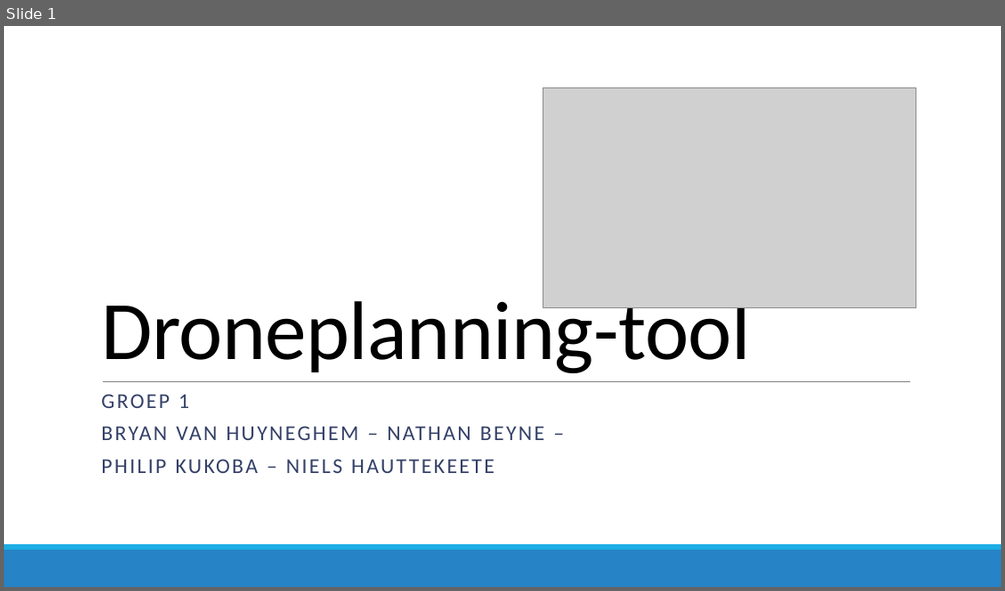
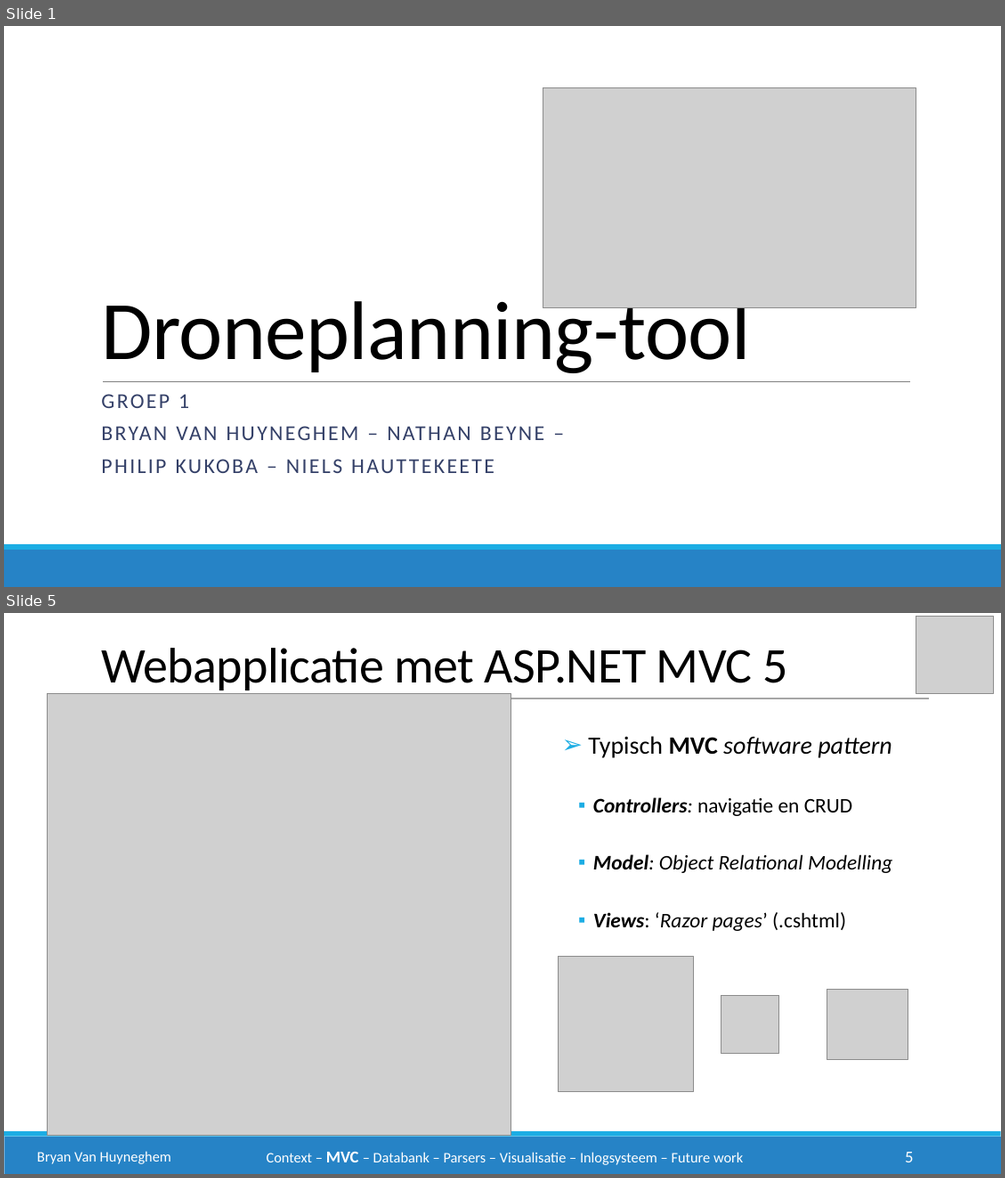
Before and after one commit to philipkukoba/Bachelors-Dissertation-DroneWebApp, a slide deck: documenten/eindpresentatie/drone1.pptx. Shown one above the other, each under a label of ours: slide 1 before the commit, slides 1 and 5 after it; the slides between them are not shown. The pictures are 1005x591 and 1005x1178 pixels, drawn with LibreOffice and Linux fonts; fonts in the diff are those of the drawing; grey boxes stand for pictures. Boxes give left, top, right and bottom in pixels: in the first picture for what was removed or moved away, otherwise in the second. Text is boxed around its words. In the diff, an @@ line names an element or a change of style, - is before the commit and + after.

```diff
--- a/documenten/eindpresentatie/drone1.pptx
+++ b/documenten/eindpresentatie/drone1.pptx
@@ slide 5 added at [4, 613, 1001, 1174], background #FFFFFF; not listed: 2 template elements that a slide beside it also shows @@
@@ picture added at [916, 617, 994, 694] @@
@@ text added at [101, 648, 787, 694], 48 pt, text #000000 @@
+Webapplicatie met ASP.NET MVC 5
@@ picture added at [47, 694, 510, 1135] @@
@@ line added from (94, 698) to (929, 698), #A6A6A6 1 pt @@
@@ text added at [588, 736, 892, 931], 20 pt, text #000000, italic @@
+➢ Typisch MVC software pattern
+  ▪ Controllers: navigatie en CRUD
+  ▪ Model: Object Relational Modelling
+  ▪ Views: ‘Razor pages’ (.cshtml)
@@ picture added at [558, 957, 694, 1092] @@
@@ picture added at [721, 995, 778, 1053] @@
@@ picture added at [826, 989, 908, 1060] @@
@@ text added at [37, 1151, 171, 1164], 14 pt, text #FFFFFF @@
+Bryan Van Huyneghem
@@ text added at [267, 1151, 743, 1165], 14 pt, text #FFFFFF @@
+Context – MVC – Databank – Parsers – Visualisatie – Inlogsysteem – Future work
@@ page number added at [905, 1151, 913, 1162], 16 pt, text #FFFFFF @@
+5
```
Also in this commit, not shown: 2 slides changed, 4 other slides added.
